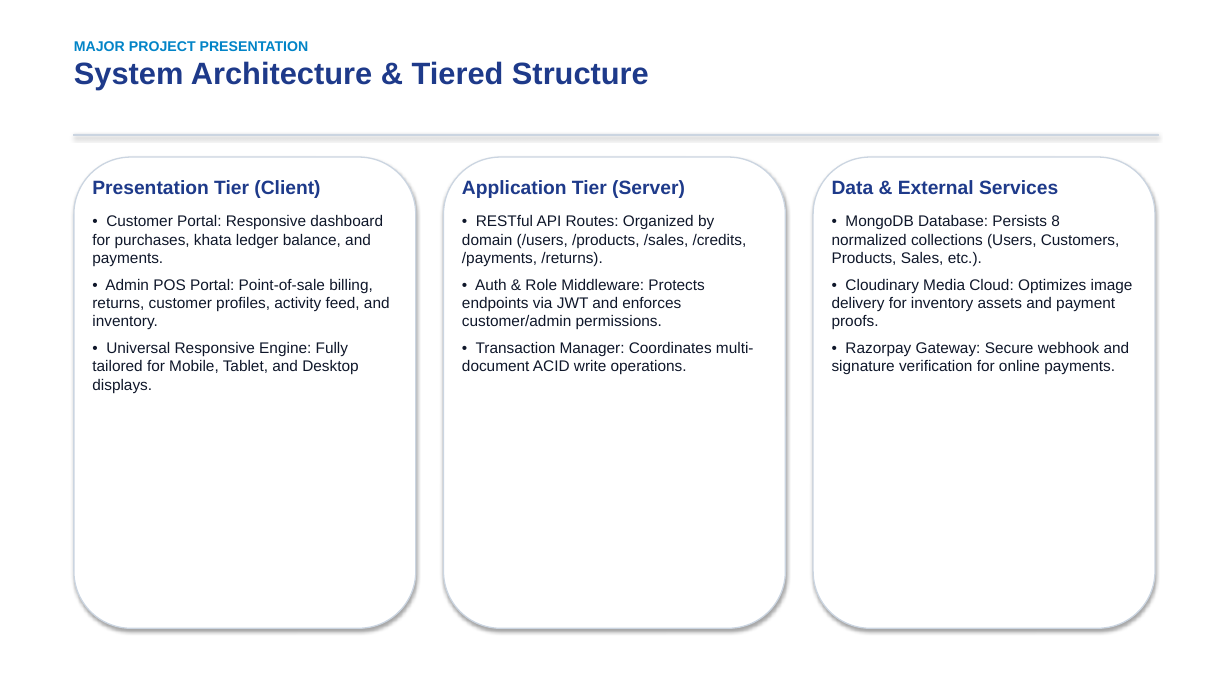
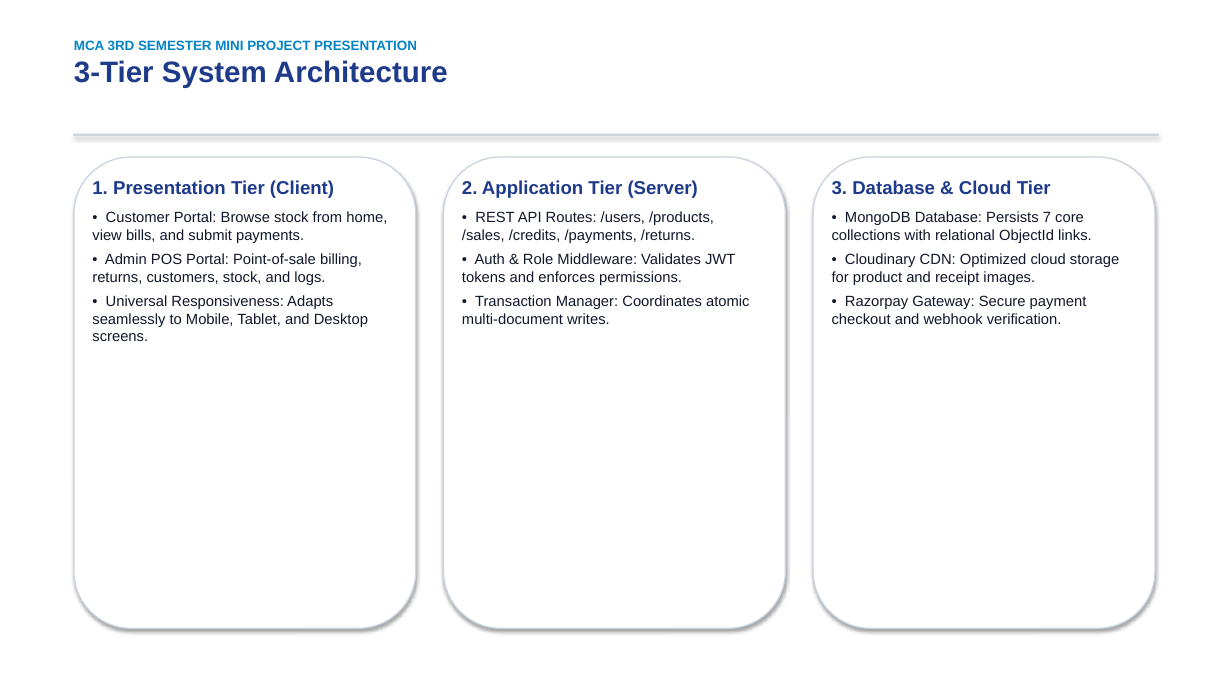
Before and after one commit to Ajitsingh57/SmartShop, a slide deck: slide 6 of docs/SmartShop_Project_Presentation.pptx. Drawn at 1232x693 pixels with LibreOffice and Linux fonts; fonts in the diff are those of the drawing. Boxes give left, top, right and bottom in pixels: in the first picture for what was removed or moved away, otherwise in the second. Text is boxed around its words. In the diff, an @@ line names an element or a change of style, - is before the commit and + after.

Commit message:
feat: isolate admin/customer auth sessions, fix protected route redirect, and update MCA synopsis & docs

```diff
--- a/docs/SmartShop_Project_Presentation.pptx
+++ b/docs/SmartShop_Project_Presentation.pptx
@@ text at box(74, 40, 448, 88): text changed; size 24 to 10.5 pt; text colour #1E3A8A to #0284C7 @@
-MAJOR PROJECT PRESENTATION
-System Architecture & Tiered Structure
+MCA 3RD SEMESTER MINI PROJECT PRESENTATION
+3-Tier System Architecture
@@ text at box(92, 180, 387, 341): text changed; size 12 to 11.5 pt @@
-Presentation Tier (Client)
-• Customer Portal: Responsive dashboard for purchases, khata ledger balance, and payments.
-• Admin POS Portal: Point-of-sale billing, returns, customer profiles, activity feed, and inventory.
-• Universal Responsive Engine: Fully tailored for Mobile, Tablet, and Desktop displays.
+1. Presentation Tier (Client)
+• Customer Portal: Browse stock from home, view bills, and submit payments.
+• Admin POS Portal: Point-of-sale billing, returns, customers, stock, and logs.
+• Universal Responsiveness: Adapts seamlessly to Mobile, Tablet, and Desktop screens.
@@ text at box(462, 180, 750, 324): text changed; size 12 to 11.5 pt @@
-Application Tier (Server)
-• RESTful API Routes: Organized by domain (/users, /products, /sales, /credits, /payments, /returns).
-• Auth & Role Middleware: Protects endpoints via JWT and enforces customer/admin permissions.
-• Transaction Manager: Coordinates multi-document ACID write operations.
+2. Application Tier (Server)
+• REST API Routes: /users, /products, /sales, /credits, /payments, /returns.
+• Auth & Role Middleware: Validates JWT tokens and enforces permissions.
+• Transaction Manager: Coordinates atomic multi-document writes.
@@ text at box(832, 180, 1119, 324): text changed; size 12 to 11.5 pt @@
-Data & External Services
-• MongoDB Database: Persists 8 normalized collections (Users, Customers, Products, Sales, etc.).
-• Cloudinary Media Cloud: Optimizes image delivery for inventory assets and payment proofs.
-• Razorpay Gateway: Secure webhook and signature verification for online payments.
+3. Database & Cloud Tier
+• MongoDB Database: Persists 7 core collections with relational ObjectId links.
+• Cloudinary CDN: Optimized cloud storage for product and receipt images.
+• Razorpay Gateway: Secure payment checkout and webhook verification.
```
Also in this commit, not shown: 13 other slides changed, 16 other files.
